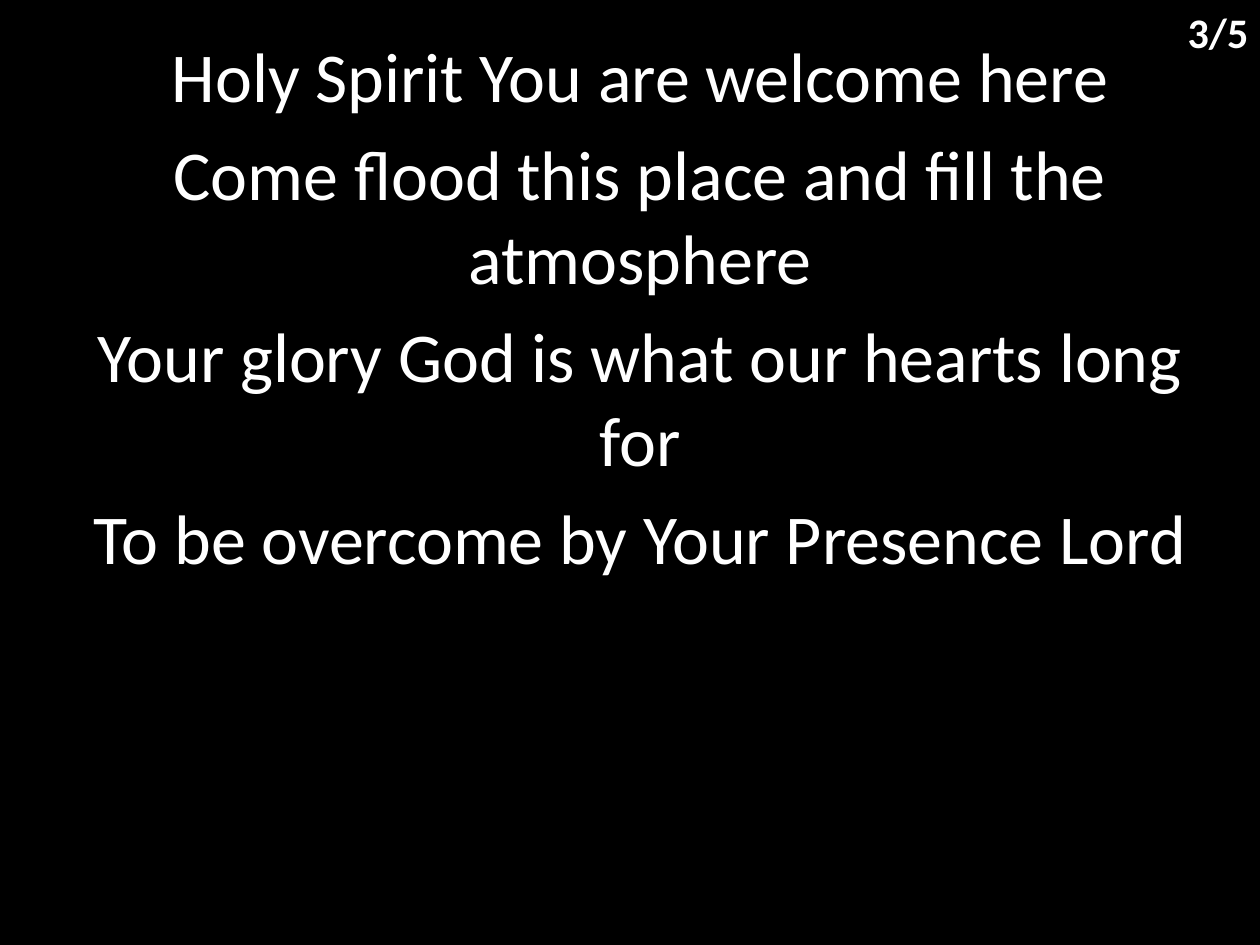
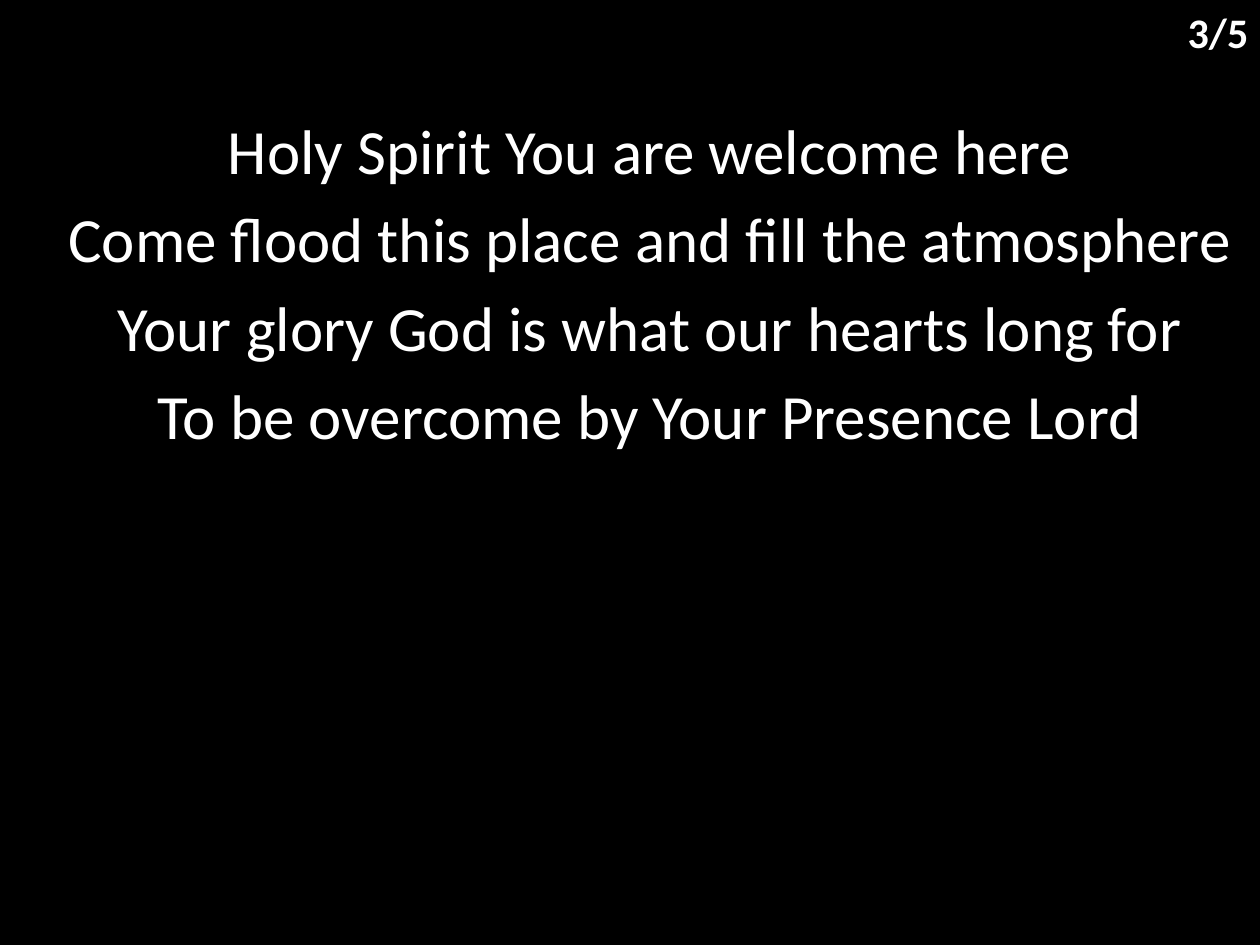
Before and after one commit to hoo-are-ya/worship, a slide deck: slide 4 of docs/songs/holy spirit.pptx. Drawn at 1260x945 pixels with LibreOffice and Linux fonts; fonts in the diff are those of the drawing. Boxes give left, top, right and bottom in pixels: in the first picture for what was removed or moved away, otherwise in the second. Text is boxed around its words. In the diff, an @@ line names an element or a change of style, - is before the commit and + after.

```diff
--- a/docs/songs/holy spirit.pptx
+++ b/docs/songs/holy spirit.pptx
@@ subtitle "Holy Spirit You are welcome ...": place and size @@
-subtitle "Holy Spirit You are welcome ..." at bbox=[94, 53, 1185, 576]
+subtitle "Holy Spirit You are welcome ..." at bbox=[68, 130, 1231, 449]
@@ subtitle "Holy Spirit You are welcome ..." at bbox=[68, 130, 1231, 449]: size 40 to 36 pt @@
```
Also in this commit, not shown: 4 other slides changed, 5 other files.
